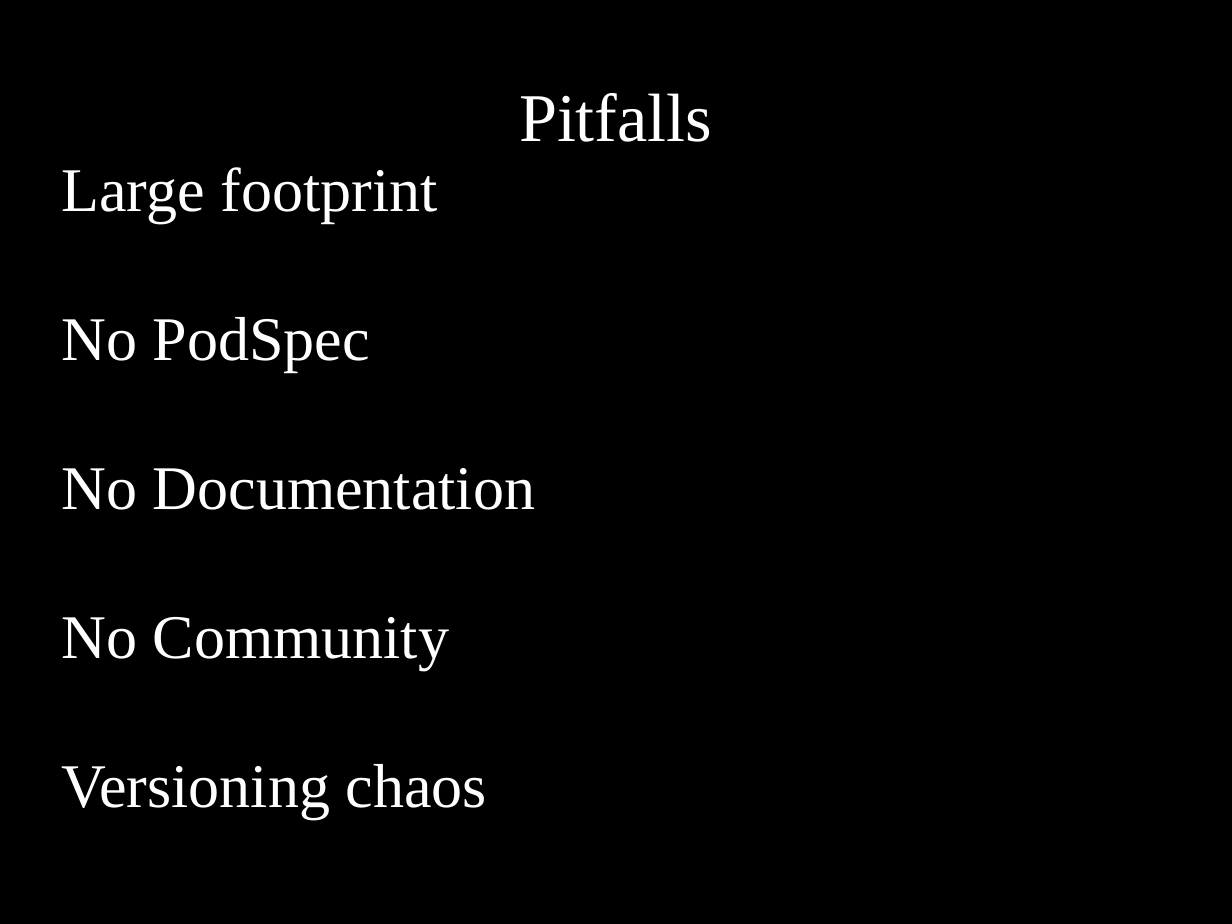
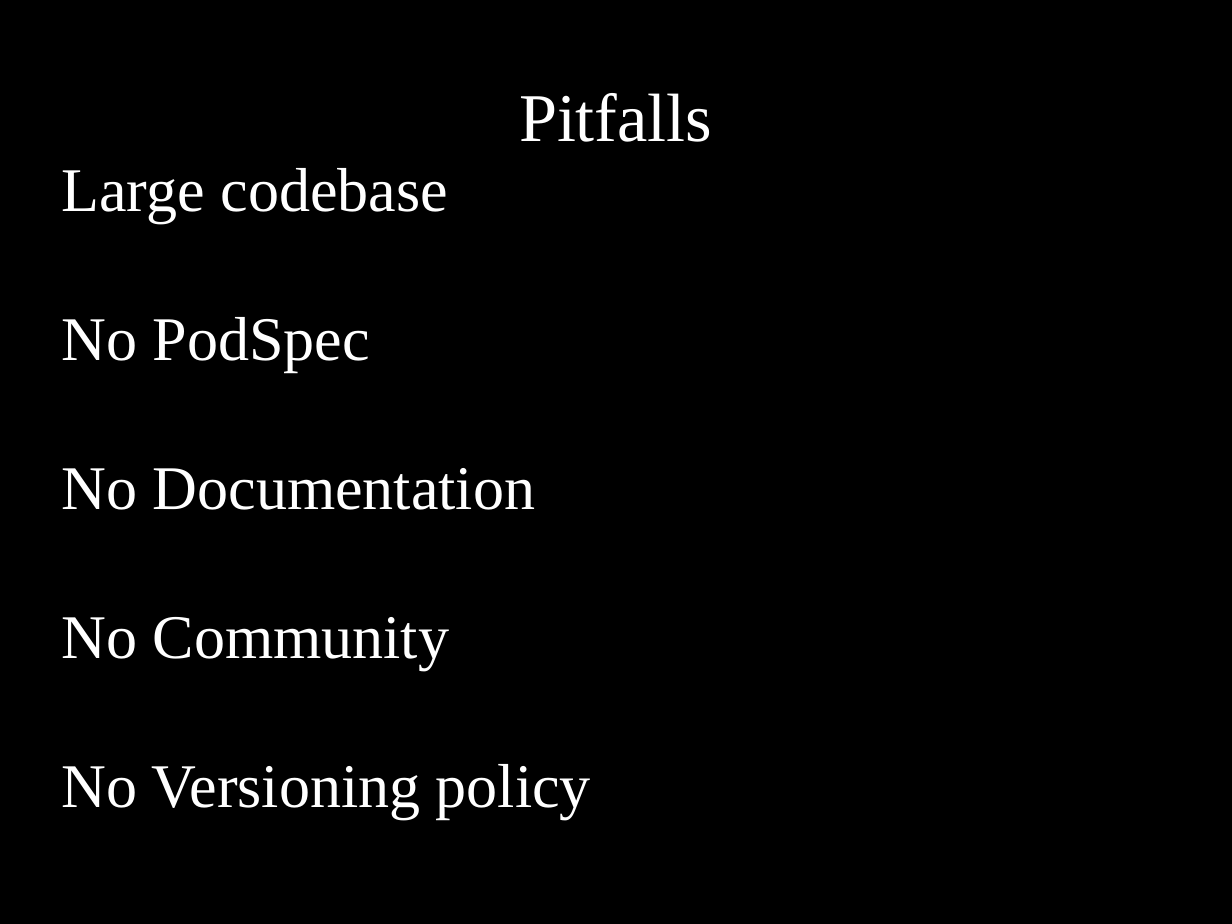
Before and after one commit to dodikk/iAsyncSlides, a slide deck: slide 43 of iAsync-slides.odp (slide 40 before the commit). Drawn at 1232x924 pixels with LibreOffice and Linux fonts; fonts in the diff are those of the drawing. Boxes give left, top, right and bottom in pixels: in the first picture for what was removed or moved away, otherwise in the second. Text is boxed around its words. In the diff, an @@ line names an element or a change of style, - is before the commit and + after.

```diff
--- a/iAsync-slides.odp
+++ b/iAsync-slides.odp
@@ subtitle at [62, 168, 448, 223]: text changed @@
-Large footprint
+Large codebase
@@ subtitle at [62, 764, 591, 819]: text changed @@
-Versioning chaos
+No Versioning policy
```
Also in this commit, not shown: 1 other slide changed, 4 slides added, 1 slide removed, 4 other files.
